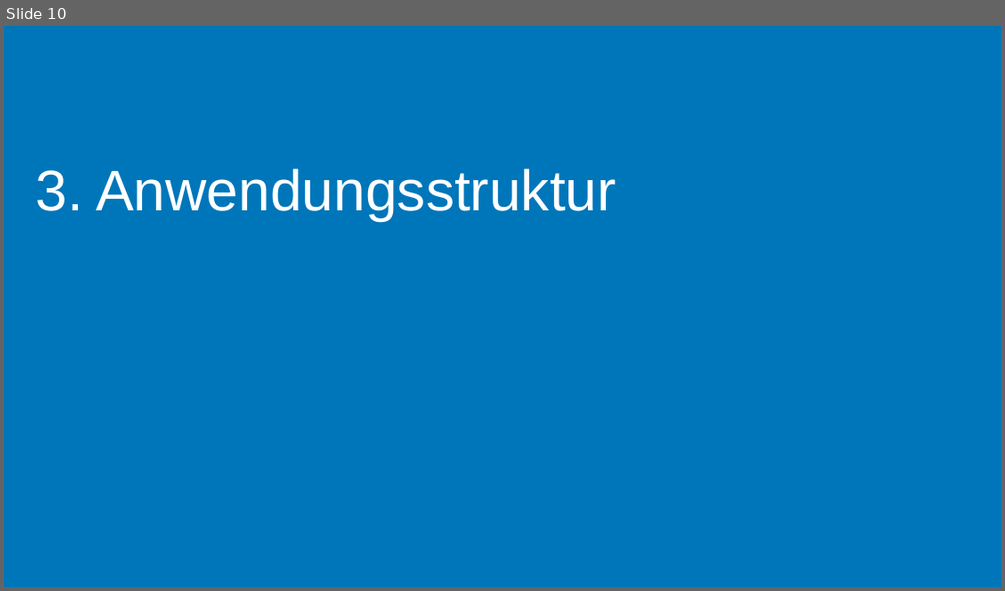
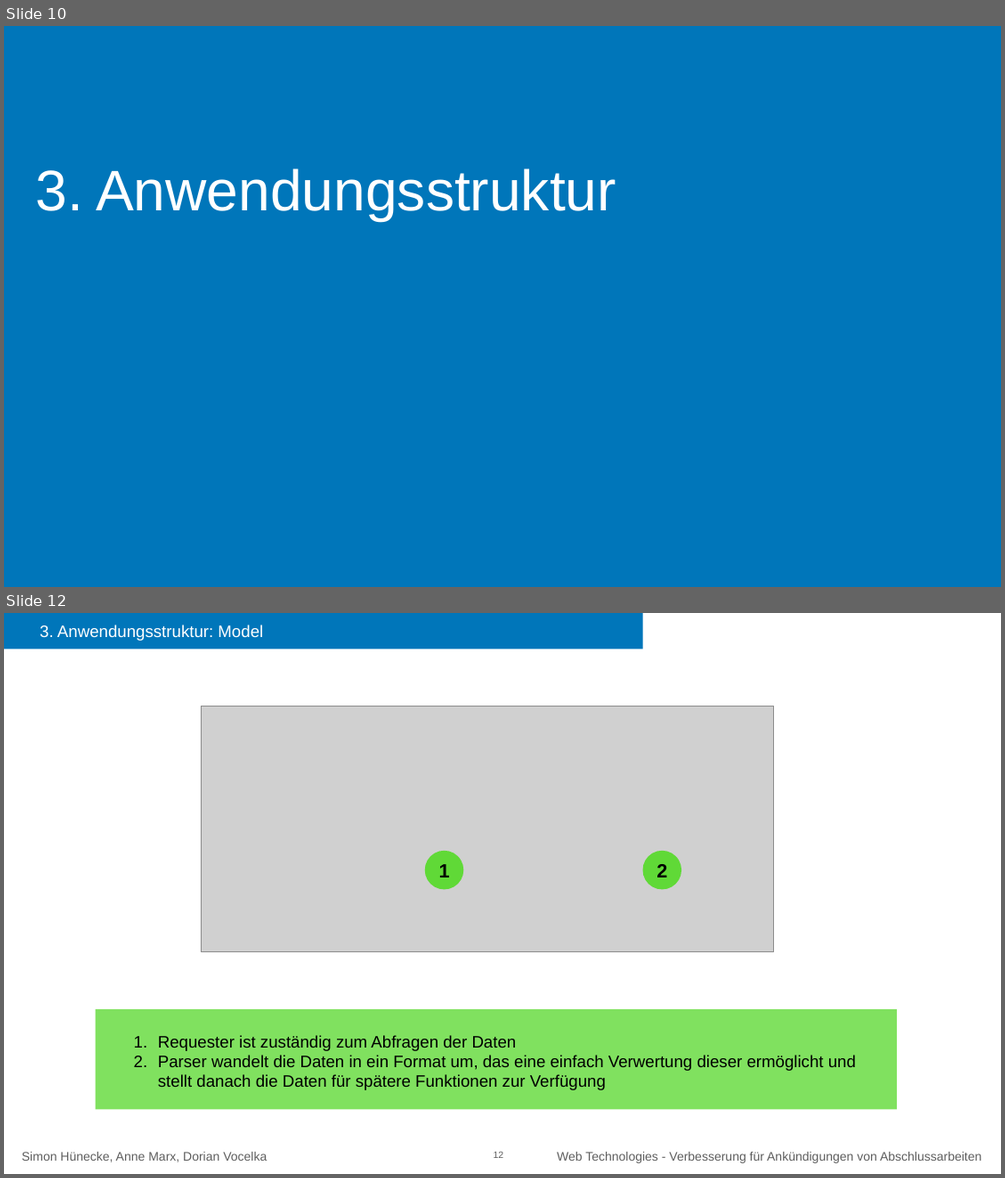
Before and after one commit to annenotarobot/WebTech-Assignemnt-3, a slide deck: documentation/Präsentationsfolien Assignement 2.pptx. Shown one above the other, each under a label of ours: slide 10 before the commit, slides 10 and 12 after it; the slides between them are not shown. The pictures are 1005x591 and 1005x1178 pixels, drawn with LibreOffice and Linux fonts; fonts in the diff are those of the drawing; grey boxes stand for pictures. Boxes give left, top, right and bottom in pixels: in the first picture for what was removed or moved away, otherwise in the second. Text is boxed around its words. In the diff, an @@ line names an element or a change of style, - is before the commit and + after.

```diff
--- a/documentation/Präsentationsfolien Assignement 2.pptx
+++ b/documentation/Präsentationsfolien Assignement 2.pptx
@@ slide 12 added at <box>4,613,1001,1174</box>, background #FFFFFF @@
@@ rectangle added at <box>4,613,642,649</box>, fill #0076BA, 32 pt, text #FFFFFF @@
+3. Anwendungsstruktur: Model
@@ picture added at <box>201,706,774,951</box> @@
@@ ellipse added at <box>425,851,464,889</box>, fill #60D937, 37 pt, text #000000, bold @@
+1
@@ ellipse added at <box>642,851,681,889</box>, fill #60D937, 37 pt, text #000000, bold @@
+2
@@ rectangle added at <box>95,1009,897,1109</box>, fill #80E15F, 32 pt, text #000000 @@
+  1. Requester ist zuständig zum Abfragen der Daten
+  2. Parser wandelt die Daten in ein Format um, das eine einfach Verwertung dieser ermöglicht und stellt danach die Daten für spätere Funktionen zur Verfügung
@@ text added at <box>22,1151,267,1162</box>, 24 pt, text #5E5E5E @@
+Simon Hünecke, Anne Marx, Dorian Vocelka
@@ page number added at <box>494,1151,504,1158</box>, 18 pt, text #5E5E5E @@
+12
@@ text added at <box>557,1151,981,1163</box>, 24 pt, text #5E5E5E @@
+Web Technologies - Verbesserung für Ankündigungen von Abschlussarbeiten
```
Also in this commit, not shown: 3 other slides added.
